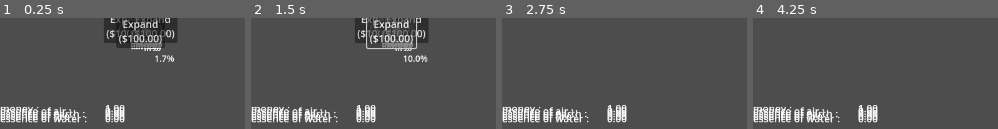
Above: before the commit, frames 1-4 (left to right).
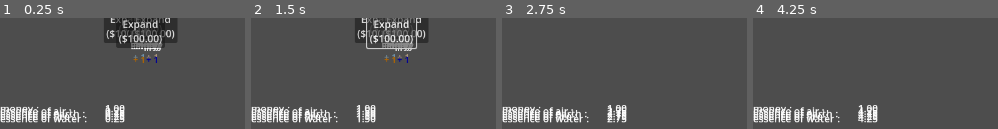
Above: after the commit, the same moments.

Repository: AtkinTC/Godot-Garden
Game: Godot game, scene res://Scenes/main.tscn
The game is run twice, just before and just after one commit, with the same random seed, the same clock (stepped at 60 frames per second) and the same inputs.
Inputs (mouse positions are in pixels of both pictures, inside the frame that each line leads up to):
- Up to frame 1 (0.25 s): no input
- Up to frame 2 (1.5 s): click (380, 23) at 0.52 s; click "Expand ($100.00)" at 1.25 s
- Up to frame 3 (2.75 s): tap Enter at 2 s; move the mouse to (outside the picture) at 2.02 s; hold D (ui_right) from 2.03 s (still down); tap Mouse wheel up (zoom_in) at 2.1 s
- Up to frame 4 (4.25 s): move the mouse to (outside the picture) at 2.77 s; release D (ui_right) at 2.78 s; hold S (ui_down) 2.78-3.53 s; tap Mouse wheel down (zoom_out) at 2.85 s; tap Space at 3.5 s; move the mouse to (outside the picture) at 3.52 s; hold D (ui_right) from 3.53 s (still down); tap Mouse wheel up (zoom_in) at 3.6 s

The runs differ from the first frame. In frame 1, 0.7% of the frame differs, in the area x 46-72%, y 32-95%; in frame 2, 1.0%, in the area x 42-73%, y 32-95%; in frame 3, 0.4%; in frame 4, 0.4%.
Error in both runs: Invalid access to property or key 'AMOUNT' on a base object of type 'Node (ResourceManager.gd)'. (res://Singletons/PurchaseManager.gd:14)

Commit message:
add initial version of PassivePlot Component and Content

Diff:
--- /dev/null
+++ b/Scenes/Garden/PlotNode/PassivePlotContent.gd
@@ -0,0 +1,56 @@
+extends PlotContent
+class_name PassivePlotContent
+
+@export var resource_keys : Array = ["AIR_ESS", "EARTH_ESS", "FIRE_ESS", "WATER_ESS"]
+
+var labels : Array = []
+var backgrounds : Array = []
+
+func _ready():
+	labels.append($Grid/Control1/Label)
+	labels.append($Grid/Control2/Label)
+	labels.append($Grid/Control3/Label)
+	labels.append($Grid/Control4/Label)
+
+	backgrounds.append($Grid/Control1/ColorRect)
+	backgrounds.append($Grid/Control2/ColorRect)
+	backgrounds.append($Grid/Control3/ColorRect)
+	backgrounds.append($Grid/Control4/ColorRect)
+
+	update_display()
+
+func _process(_delta):
+	update_display()
+
+func update_display() -> void:
+	var plot : Plot = GardenManager.get_plot(plot_coord)
+	if(!plot):
+		return
+
+	var passive_component : PassivePlotComponent = plot.get_component("PASSIVE")
+	if(!passive_component):
+		return
+
+	var passive_resource_gains = passive_component.get_passive_resource_gains()
+
+	for i in range(labels.size()):
+		var resource_key = resource_keys[i]
+
+		var gains_amount = passive_component.get_passive_resource_gains().get(resource_key, null)
+
+		if(gains_amount == null):
+			(labels[i] as Label).text = ""
+		else:
+			var display_colors = ResourceManager.get_resource_attribute(resource_key, ResourceManager.DISPLAY_COLORS, [])
+			if(display_colors.size() > 0):
+				(labels[i] as Label).modulate = display_colors[0] as Color
+			if(display_colors.size() > 1):
+				(backgrounds[i] as ColorRect).color = display_colors[1] as Color
+			if(gains_amount > 0):
+				(labels[i] as Label).text = "+ "
+			elif(gains_amount > 0):
+				(labels[i] as Label).text = "- "
+			else:
+				(labels[i] as Label).text = ""
+
+			(labels[i] as Label).text += str(gains_amount)
--- /dev/null
+++ b/Scenes/Garden/PlotNode/PassivePlotContent.tscn
@@ -0,0 +1,131 @@
+[gd_scene load_steps=2 format=3 uid="uid://dpm053sedixgx"]
+
+[ext_resource type="Script" path="res://Scenes/Garden/PlotNode/PassivePlotContent.gd" id="1_udlcv"]
+
+[node name="PassivePlotContent" type="Control"]
+anchor_right = 1.0
+anchor_bottom = 1.0
+offset_right = -1180.0
+offset_bottom = -620.0
+size_flags_horizontal = 3
+size_flags_vertical = 3
+mouse_filter = 2
+script = ExtResource( "1_udlcv" )
+
+[node name="Grid" type="GridContainer" parent="."]
+anchor_right = 1.0
+anchor_bottom = 1.0
+grow_horizontal = 2
+grow_vertical = 2
+size_flags_vertical = 3
+columns = 2
+metadata/_edit_layout_mode = 1
+metadata/_edit_use_custom_anchors = false
+
+[node name="Control1" type="Control" parent="Grid"]
+offset_right = 48.0
+offset_bottom = 48.0
+size_flags_horizontal = 3
+size_flags_vertical = 3
+
+[node name="ColorRect" type="ColorRect" parent="Grid/Control1"]
+anchor_right = 1.0
+anchor_bottom = 1.0
+size_flags_horizontal = 3
+size_flags_vertical = 3
+color = Color(0, 0, 0, 1)
+
+[node name="Label" type="Label" parent="Grid/Control1"]
+anchor_right = 1.0
+anchor_bottom = 1.0
+size_flags_horizontal = 3
+size_flags_vertical = 3
+theme_override_font_sizes/font_size = 14
+text = "+1
+"
+horizontal_alignment = 1
+vertical_alignment = 1
+metadata/_edit_layout_mode = 1
+metadata/_edit_use_custom_anchors = false
+
+[node name="Control2" type="Control" parent="Grid"]
+offset_left = 52.0
+offset_right = 100.0
+offset_bottom = 48.0
+size_flags_horizontal = 3
+size_flags_vertical = 3
+
+[node name="ColorRect" type="ColorRect" parent="Grid/Control2"]
+anchor_right = 1.0
+anchor_bottom = 1.0
+size_flags_horizontal = 3
+size_flags_vertical = 3
+color = Color(0, 0, 0, 1)
+
+[node name="Label" type="Label" parent="Grid/Control2"]
+anchor_right = 1.0
+anchor_bottom = 1.0
+size_flags_horizontal = 3
+size_flags_vertical = 3
+theme_override_font_sizes/font_size = 14
+text = "+1
+"
+horizontal_alignment = 1
+vertical_alignment = 1
+metadata/_edit_layout_mode = 1
+metadata/_edit_use_custom_anchors = false
+
+[node name="Control3" type="Control" parent="Grid"]
+offset_top = 52.0
+offset_right = 48.0
+offset_bottom = 100.0
+size_flags_horizontal = 3
+size_flags_vertical = 3
+
+[node name="ColorRect" type="ColorRect" parent="Grid/Control3"]
+anchor_right = 1.0
+anchor_bottom = 1.0
+size_flags_horizontal = 3
+size_flags_vertical = 3
+color = Color(0, 0, 0, 1)
+
+[node name="Label" type="Label" parent="Grid/Control3"]
+anchor_right = 1.0
+anchor_bottom = 1.0
+size_flags_horizontal = 3
+size_flags_vertical = 3
+theme_override_font_sizes/font_size = 14
+text = "+1
+"
+horizontal_alignment = 1
+vertical_alignment = 1
+metadata/_edit_layout_mode = 1
+metadata/_edit_use_custom_anchors = false
+
+[node name="Control4" type="Control" parent="Grid"]
+offset_left = 52.0
+offset_top = 52.0
+offset_right = 100.0
+offset_bottom = 100.0
+size_flags_horizontal = 3
+size_flags_vertical = 3
+
+[node name="ColorRect" type="ColorRect" parent="Grid/Control4"]
+anchor_right = 1.0
+anchor_bottom = 1.0
+size_flags_horizontal = 3
+size_flags_vertical = 3
+color = Color(0, 0, 0, 1)
+
+[node name="Label" type="Label" parent="Grid/Control4"]
+anchor_right = 1.0
+anchor_bottom = 1.0
+size_flags_horizontal = 3
+size_flags_vertical = 3
+theme_override_font_sizes/font_size = 14
+text = "+1
+"
+horizontal_alignment = 1
+vertical_alignment = 1
+metadata/_edit_layout_mode = 1
+metadata/_edit_use_custom_anchors = false
--- a/Scenes/Garden/PlotNode/PlotNode.gd
+++ b/Scenes/Garden/PlotNode/PlotNode.gd
@@ -2,6 +2,7 @@
 class_name PlotNode
 
 @onready var job_plot_content_scene : PackedScene = load("res://Scenes/Garden/PlotNode/JobPlotContent.tscn")
+@onready var passive_plot_content_scene : PackedScene = load("res://Scenes/Garden/PlotNode/PassivePlotContent.tscn")
 
 var plot_coord : Vector2
 
@@ -35,9 +36,14 @@
 		display_label.text = "Empty"
 
 	if(plot.get_object_key() != "" && plot_content == null):
-		plot_content = job_plot_content_scene.instantiate() as PlotContent
-		plot_content.set_plot_coord(plot_coord)
-		body.add_child(plot_content)
+		if(plot.get_component("PASSIVE")):
+			plot_content = passive_plot_content_scene.instantiate() as PlotContent
+			plot_content.set_plot_coord(plot_coord)
+			body.add_child(plot_content)
+		if(plot.get_component("JOB")):
+			plot_content = job_plot_content_scene.instantiate() as PlotContent
+			plot_content.set_plot_coord(plot_coord)
+			body.add_child(plot_content)
 
 func _on_plot_button_pressed():
 	var plot : Plot = GardenManager.get_plot(plot_coord)
--- a/Scenes/main.tscn
+++ b/Scenes/main.tscn
@@ -9,6 +9,9 @@
 [ext_resource type="Script" path="res://Scenes/UI/PurchaseMenu.gd" id="6_lher3"]
 [ext_resource type="PackedScene" uid="uid://d1f4uahxtegx1" path="res://Scenes/Garden/GardenExpandPanel.tscn" id="7_rejdf"]
 [ext_resource type="PackedScene" uid="uid://c5ximap3xiwp2" path="res://Scenes/Garden/PlotNode/PlotNode.tscn" id="8_w1srn"]
+[ext_resource type="Script" path="res://Scenes/Garden/PlotNode/PlotNode.gd" id="9_yicj4"]
+[ext_resource type="PackedScene" uid="uid://dpm053sedixgx" path="res://Scenes/Garden/PlotNode/PassivePlotContent.tscn" id="10_4fsx6"]
+[ext_resource type="PackedScene" uid="uid://epbsp14dypr7" path="res://Scenes/Garden/PlotNode/JobPlotContent.tscn" id="10_pugr3"]
 
 [node name="Main" type="Node2D"]
 script = ExtResource( "1_83mxw" )
@@ -147,17 +150,107 @@
 offset_top = 208.0
 offset_bottom = 308.0
 
-[node name="PlotNode8" parent="GardenNode/GardenGrid/UIGrid/Grid" instance=ExtResource( "8_w1srn" )]
+[node name="PlotNode8" type="Control" parent="GardenNode/GardenGrid/UIGrid/Grid"]
+minimum_size = Vector2(100, 100)
 offset_left = 104.0
 offset_top = 208.0
 offset_right = 204.0
 offset_bottom = 308.0
-
-[node name="PlotNode9" parent="GardenNode/GardenGrid/UIGrid/Grid" instance=ExtResource( "8_w1srn" )]
+script = ExtResource( "9_yicj4" )
+
+[node name="Panel" type="Panel" parent="GardenNode/GardenGrid/UIGrid/Grid/PlotNode8"]
+anchor_right = 1.0
+anchor_bottom = 1.0
+grow_horizontal = 2
+grow_vertical = 2
+metadata/_edit_layout_mode = 1
+metadata/_edit_use_custom_anchors = false
+
+[node name="PlotButton" type="Button" parent="GardenNode/GardenGrid/UIGrid/Grid/PlotNode8"]
+anchor_right = 1.0
+anchor_bottom = 1.0
+grow_horizontal = 2
+grow_vertical = 2
+mouse_default_cursor_shape = 2
+metadata/_edit_layout_mode = 1
+metadata/_edit_use_custom_anchors = false
+
+[node name="V" type="VBoxContainer" parent="GardenNode/GardenGrid/UIGrid/Grid/PlotNode8"]
+anchor_right = 1.0
+anchor_bottom = 1.0
+mouse_filter = 2
+
+[node name="CoordLabel" type="Label" parent="GardenNode/GardenGrid/UIGrid/Grid/PlotNode8/V"]
+offset_right = 100.0
+offset_bottom = 17.0
+theme_override_font_sizes/font_size = 10
+text = "(XX,YY)"
+
+[node name="DisplayLabel" type="Label" parent="GardenNode/GardenGrid/UIGrid/Grid/PlotNode8/V"]
+offset_top = 21.0
+offset_right = 100.0
+offset_bottom = 44.0
+theme_override_font_sizes/font_size = 14
+text = "Empty
+"
+
+[node name="JobPlotContent" parent="GardenNode/GardenGrid/UIGrid/Grid/PlotNode8/V" instance=ExtResource( "10_pugr3" )]
+anchor_right = 0.0
+anchor_bottom = 0.0
+offset_top = 48.0
+offset_right = 100.0
+offset_bottom = 68.0
+
+[node name="PlotNode9" type="Control" parent="GardenNode/GardenGrid/UIGrid/Grid"]
+minimum_size = Vector2(100, 100)
 offset_left = 208.0
 offset_top = 208.0
 offset_right = 308.0
 offset_bottom = 308.0
+script = ExtResource( "9_yicj4" )
+
+[node name="Panel" type="Panel" parent="GardenNode/GardenGrid/UIGrid/Grid/PlotNode9"]
+anchor_right = 1.0
+anchor_bottom = 1.0
+grow_horizontal = 2
+grow_vertical = 2
+metadata/_edit_layout_mode = 1
+metadata/_edit_use_custom_anchors = false
+
+[node name="PlotButton" type="Button" parent="GardenNode/GardenGrid/UIGrid/Grid/PlotNode9"]
+anchor_right = 1.0
+anchor_bottom = 1.0
+grow_horizontal = 2
+grow_vertical = 2
+mouse_default_cursor_shape = 2
+metadata/_edit_layout_mode = 1
+metadata/_edit_use_custom_anchors = false
+
+[node name="V" type="VBoxContainer" parent="GardenNode/GardenGrid/UIGrid/Grid/PlotNode9"]
+anchor_right = 1.0
+anchor_bottom = 1.0
+mouse_filter = 2
+
+[node name="CoordLabel" type="Label" parent="GardenNode/GardenGrid/UIGrid/Grid/PlotNode9/V"]
+offset_right = 100.0
+offset_bottom = 17.0
+theme_override_font_sizes/font_size = 10
+text = "(XX,YY)"
+
+[node name="DisplayLabel" type="Label" parent="GardenNode/GardenGrid/UIGrid/Grid/PlotNode9/V"]
+offset_top = 21.0
+offset_right = 100.0
+offset_bottom = 44.0
+theme_override_font_sizes/font_size = 14
+text = "Empty
+"
+
+[node name="PassivePlotContent" parent="GardenNode/GardenGrid/UIGrid/Grid/PlotNode9/V" instance=ExtResource( "10_4fsx6" )]
+anchor_right = 0.0
+anchor_bottom = 0.0
+offset_top = 48.0
+offset_right = 100.0
+offset_bottom = 100.0
 
 [node name="ExpandPanelEast" parent="GardenNode/GardenGrid/UIGrid" instance=ExtResource( "7_rejdf" )]
 offset_left = 416.0
--- a/Scripts/Plot/JobPlotComponent.gd
+++ b/Scripts/Plot/JobPlotComponent.gd
@@ -5,8 +5,6 @@
 
 var job_progress : float
 var job_running : bool
-
-var plant_display_name : String
 
 func _init(_object_key : String):
 	object_key = _object_key
--- /dev/null
+++ b/Scripts/Plot/PassivePlotComponent.gd
@@ -0,0 +1,23 @@
+extends PlotComponent
+class_name PassivePlotComponent
+
+var object_key : String
+
+var base_resource_gains : Dictionary
+
+func _init(_object_key : String):
+	object_key = _object_key
+	base_resource_gains = ObjectsManager.get_object_type_attribute(object_key, ObjectsManager.PASSIVE_RESOURCE_GAIN, {})
+
+func get_object_attribute(attr_key : String, default = null) -> Variant:
+	var val : Variant = ObjectsManager.get_object_type_attribute(object_key, attr_key)
+	if(val == null):
+		return default
+	return val
+
+func step(_delta : float):
+	for resource_key in base_resource_gains.keys():
+		ResourceManager.change_resource_quantity(resource_key, base_resource_gains[resource_key] * _delta)
+
+func get_passive_resource_gains() -> Dictionary:
+	return base_resource_gains
--- a/Scripts/Plot/Plot.gd
+++ b/Scripts/Plot/Plot.gd
@@ -21,8 +21,10 @@
 #	PurchaseManager.spend(purchase_price)
 
 	components = {}
-
-	if(object_type.get(ObjectsManager.JOB_LENGTH, null) != null):
+	if(object_type.get(ObjectsManager.PASSIVE_RESOURCE_GAIN, null) != null):
+		var job_comp := PassivePlotComponent.new(object_key)
+		components["PASSIVE"] = job_comp
+	elif(object_type.get(ObjectsManager.JOB_LENGTH, null) != null):
 		var job_comp := JobPlotComponent.new(object_key)
 		components["JOB"] = job_comp
 
--- a/Singletons/ObjectsManager.gd
+++ b/Singletons/ObjectsManager.gd
@@ -14,12 +14,7 @@
 const JOB_SPEED_UNSATISFIED := "job_speed_unsatisfied"
 const JOB_COMPLETION_REWARD := "job_completion_reward"
 
-const GROW_CAPACITY := "grow_capacity"
-const GROW_SPEED_UNSATISFIED = "grow_speed_unsatisfied"
-const GROW_SPEED_SATISFIED = "grow_speed_satisfied"
-const WATER_CONSUMPTION = "water_consumption"
-const PURCHASE_PRICE = "purchase_price"
-const SELL_PRICE = "sell_price"
+const PASSIVE_RESOURCE_GAIN := "passive_resource_gain"
 
 var object_types := {
 	"FOCUS_BASIC" : {
@@ -27,7 +22,7 @@
 		PURCHASABLE : false,
 		JOB_LENGTH : 15,
 		JOB_SPEED_SATISFIED : 1,
-		JOB_COMPLETION_REWARD : {
+		PASSIVE_RESOURCE_GAIN : {
 			"AIR_ESS" : 1,
 			"EARTH_ESS" : 1,
 			"FIRE_ESS" : 1,
@@ -79,8 +74,8 @@
 func get_object_type(object_type_key : String) -> Dictionary:
 	return object_types.get(object_type_key, {})
 
-func get_object_type_attribute(object_type_key : String, attribute_key : String):
-	return object_types.get(object_type_key, {}).get(attribute_key, null)
+func get_object_type_attribute(object_type_key : String, attribute_key : String, default = null):
+	return object_types.get(object_type_key, {}).get(attribute_key, default)
 
 func set_selected_object_key(object_key : String):
 	selected_object_key = object_key
--- a/project.godot
+++ b/project.godot
@@ -43,6 +43,16 @@
 "class": &"JobPlotContent",
 "language": &"GDScript",
 "path": "res://Scenes/Garden/PlotNode/JobPlotContent.gd"
+}, {
+"base": "PlotComponent",
+"class": &"PassivePlotComponent",
+"language": &"GDScript",
+"path": "res://Scripts/Plot/PassivePlotComponent.gd"
+}, {
+"base": "PlotContent",
+"class": &"PassivePlotContent",
+"language": &"GDScript",
+"path": "res://Scenes/Garden/PlotNode/PassivePlotContent.gd"
 }, {
 "base": "RefCounted",
 "class": &"Plot",
@@ -92,6 +102,8 @@
 "GardenGrid": "",
 "JobPlotComponent": "",
 "JobPlotContent": "",
+"PassivePlotComponent": "",
+"PassivePlotContent": "",
 "Plot": "",
 "PlotComponent": "",
 "PlotContent": "",
Not shown: 1 places in Scenes/main.tscn that only renumber resources
